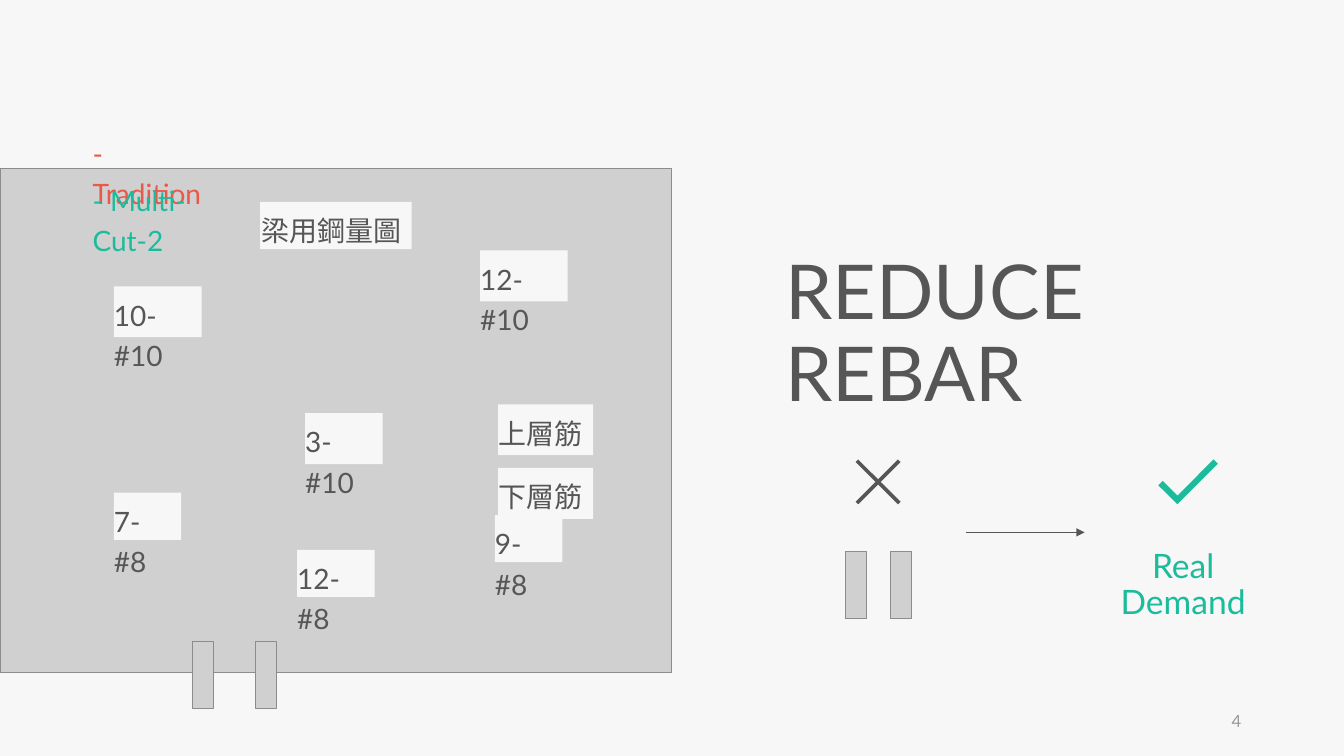
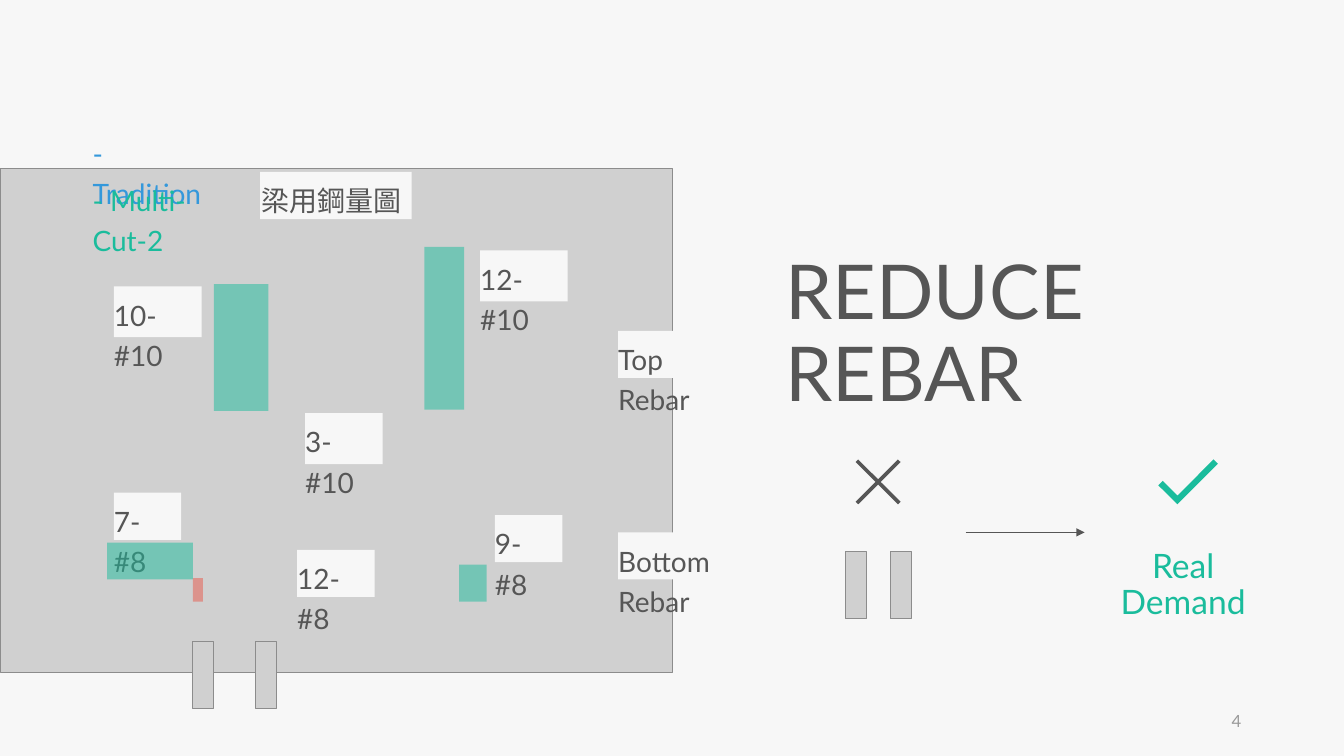
Before and after one commit to skyran1278/thesis, a slide deck: slide 4 of Meeting/20190523 Seminar/20190523 Seminar.pptx. Drawn at 1344x756 pixels with LibreOffice and Linux fonts; fonts in the diff are those of the drawing; grey boxes stand for pictures. Boxes give left, top, right and bottom in pixels: in the first picture for what was removed or moved away, otherwise in the second. Text is boxed around its words. In the diff, an @@ line names an element or a change of style, - is before the commit and + after.

```diff
--- a/Meeting/20190523 Seminar/20190523 Seminar.pptx
+++ b/Meeting/20190523 Seminar/20190523 Seminar.pptx
@@ text "- Tradition" at [93,183,202,210]: text colour #E95849 to #3498DB @@
@@ rectangle "梁用鋼量圖": place and size @@
-rectangle "梁用鋼量圖" at [260,202,411,249]
+rectangle "梁用鋼量圖" at [260,171,411,219]
@@ rectangle added at [424,247,465,409], fill #1ABC9C at 50% opacity @@
@@ rectangle added at [214,284,268,411], fill #1ABC9C at 50% opacity @@
@@ rectangle added at [618,331,747,378], fill #F7F7F7, 20 pt, text #565656 @@
+Top Rebar
@@ rectangle removed at [498,404,593,455] @@
-上層筋
@@ rectangle removed at [498,468,593,518] @@
-下層筋
@@ rectangle added at [618,532,792,580], fill #F7F7F7, 20 pt, text #565656 @@
+Bottom Rebar
@@ rectangle added at [107,542,193,579], fill #1ABC9C at 50% opacity @@
@@ rectangle added at [459,565,486,602], fill #1ABC9C at 50% opacity @@
@@ rectangle added at [193,579,203,602], fill #E95849 at 50% opacity @@
```
Also in this commit, not shown: 11 other slides changed, 1 slide added, 3 slides removed, 3 other files.
